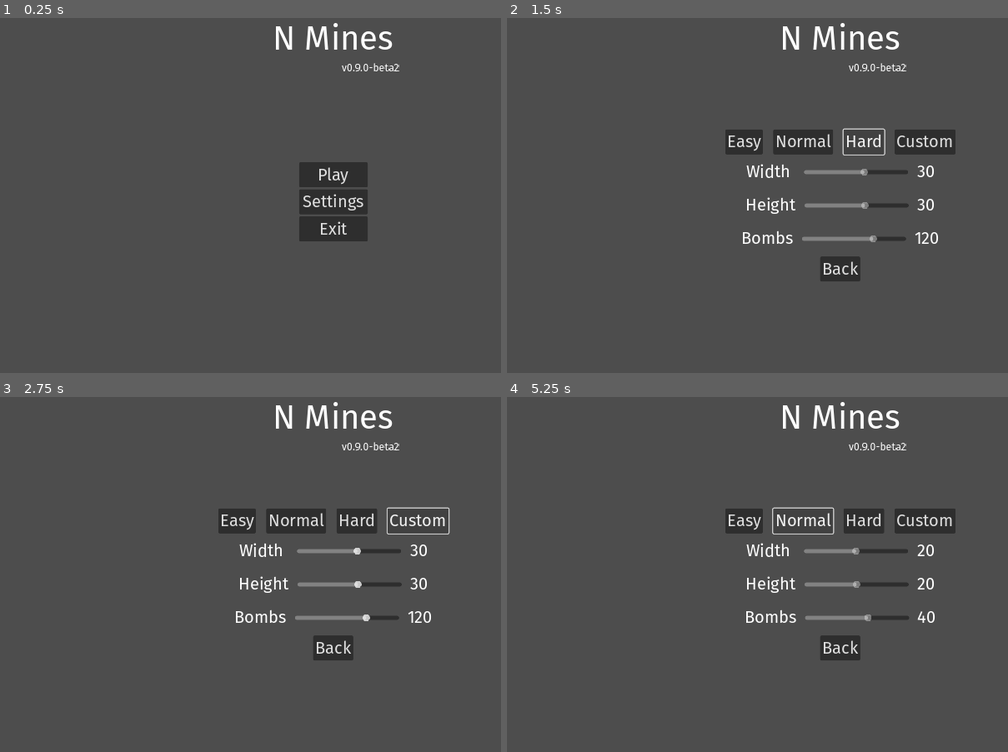
Above: before the commit, frames 1-4 (two rows, left to right).
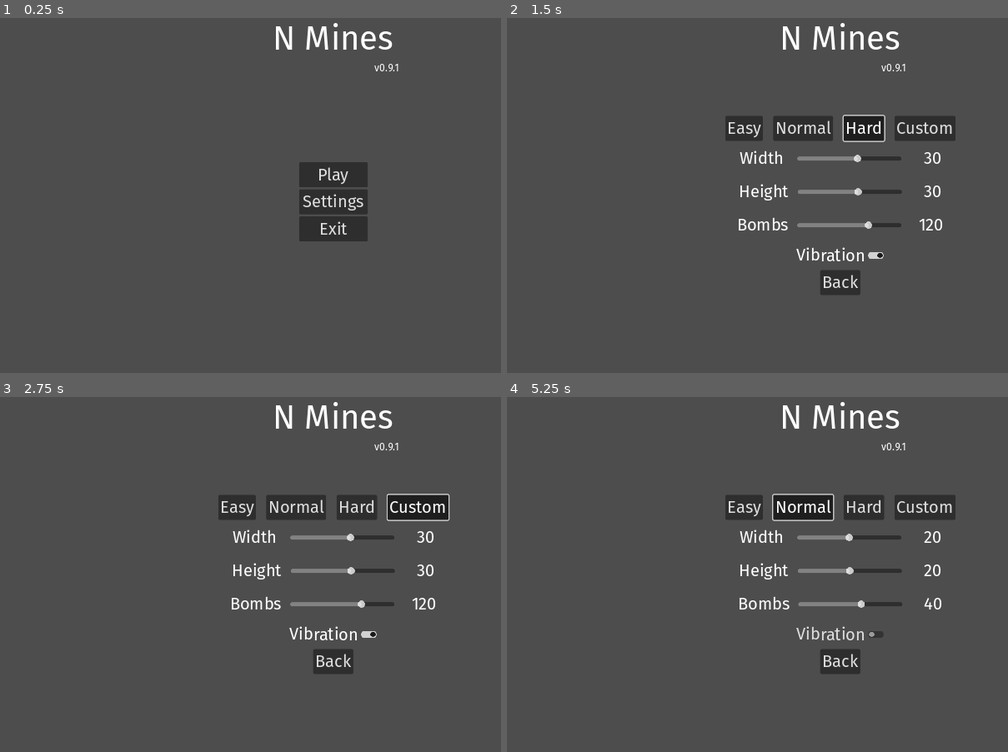
Above: after the commit, the same moments.

Repository: Enn3Developer/n_minesweeper
Game: Godot game, scene res://scenes/menu.tscn
Same seed, same stepped clock (60 frames per second), same inputs: the game is played once before the commit and once after it.
Inputs (mouse positions are in pixels of both pictures, inside the frame that each line leads up to):
- Up to frame 1 (0.25 s): no input
- Up to frame 2 (1.5 s): click "Settings" at 0.5 s; click "Hard" at 1.25 s
- Up to frame 3 (2.75 s): click "Custom" at 2 s
- Up to frame 4 (5.25 s): click (842, 634) at 2.75 s, where only the run after the commit has a clickable "Vibration"; click "Easy" at 3.5 s; click "Easy" at 4.25 s; click "Normal" at 5 s

The runs differ from the first frame. In frame 1, 0.1% of the frame differs, in the area x 68-80%, y 12-16%; in frame 2, 6.8%; in frame 3, 6.8%, in the area x 43-90%, y 12-78%; in frame 4, 6.8%.

Commit message:
better settings and reworked end scene

Diff:
--- /dev/null
+++ b/assets/difficulty_group.tres
@@ -0,0 +1,3 @@
+[gd_resource type="ButtonGroup" format=3 uid="uid://76f1lrmgucw7"]
+
+[resource]
--- a/project.godot
+++ b/project.godot
@@ -11,7 +11,7 @@
 [application]
 
 config/name="N Mines"
-config/version="0.9.0-beta2"
+config/version="0.9.1"
 run/main_scene="res://scenes/menu.tscn"
 config/features=PackedStringArray("4.3", "GL Compatibility")
 run/low_processor_mode=true
--- a/scenes/end.tscn
+++ b/scenes/end.tscn
@@ -27,6 +27,8 @@
 offset_bottom = 20.0
 grow_horizontal = 2
 grow_vertical = 2
+theme_override_constants/separation = 20
+alignment = 1
 
 [node name="State" type="Label" parent="VBoxContainer"]
 layout_mode = 2
@@ -34,7 +36,13 @@
 label_settings = SubResource("LabelSettings_c362g")
 horizontal_alignment = 1
 
-[node name="Exit" type="Label" parent="VBoxContainer"]
+[node name="PlayAgain" type="Button" parent="VBoxContainer"]
 layout_mode = 2
-text = "Click to return to the main menu"
-horizontal_alignment = 1
+text = "Play Again"
+
+[node name="Return" type="Button" parent="VBoxContainer"]
+layout_mode = 2
+text = "Return to main menu"
+
+[connection signal="pressed" from="VBoxContainer/PlayAgain" to="." method="_on_play_again_pressed"]
+[connection signal="pressed" from="VBoxContainer/Return" to="." method="_on_return_pressed"]
--- a/scenes/menu.tscn
+++ b/scenes/menu.tscn
@@ -1,6 +1,7 @@
-[gd_scene load_steps=2 format=3 uid="uid://dcwvbecb6eimq"]
+[gd_scene load_steps=3 format=3 uid="uid://dcwvbecb6eimq"]
 
 [ext_resource type="Script" path="res://scripts/menu.gd" id="1_6wwdr"]
+[ext_resource type="ButtonGroup" uid="uid://76f1lrmgucw7" path="res://assets/difficulty_group.tres" id="2_jkig2"]
 
 [node name="Menu" type="Control"]
 layout_mode = 3
@@ -85,18 +86,26 @@
 
 [node name="Easy" type="Button" parent="Settings/Presets"]
 layout_mode = 2
+toggle_mode = true
+button_group = ExtResource("2_jkig2")
 text = "Easy"
 
 [node name="Normal" type="Button" parent="Settings/Presets"]
 layout_mode = 2
+toggle_mode = true
+button_group = ExtResource("2_jkig2")
 text = "Normal"
 
 [node name="Hard" type="Button" parent="Settings/Presets"]
 layout_mode = 2
+toggle_mode = true
+button_group = ExtResource("2_jkig2")
 text = "Hard"
 
 [node name="Custom" type="Button" parent="Settings/Presets"]
 layout_mode = 2
+toggle_mode = true
+button_group = ExtResource("2_jkig2")
 text = "Custom
 "
 
@@ -116,7 +125,6 @@
 max_value = 200.0
 value = 20.0
 exp_edit = true
-editable = false
 
 [node name="Value" type="Label" parent="Settings/Width"]
 layout_mode = 2
@@ -138,7 +146,6 @@
 max_value = 200.0
 value = 20.0
 exp_edit = true
-editable = false
 
 [node name="Value" type="Label" parent="Settings/Height"]
 layout_mode = 2
@@ -160,11 +167,19 @@
 max_value = 399.0
 value = 40.0
 exp_edit = true
-editable = false
 
 [node name="Value" type="Label" parent="Settings/Bombs"]
 layout_mode = 2
 text = "40"
+
+[node name="Vibration" type="HBoxContainer" parent="Settings"]
+layout_mode = 2
+alignment = 1
+
+[node name="Vibration" type="CheckButton" parent="Settings/Vibration"]
+layout_mode = 2
+button_pressed = true
+text = "Vibration"
 
 [node name="Back" type="Button" parent="Settings"]
 layout_mode = 2
@@ -181,4 +196,5 @@
 [connection signal="value_changed" from="Settings/Width/WidthSlider" to="." method="_on_width_slider_value_changed"]
 [connection signal="value_changed" from="Settings/Height/HeightSlider" to="." method="_on_height_slider_value_changed"]
 [connection signal="value_changed" from="Settings/Bombs/BombsSlider" to="." method="_on_bombs_slider_value_changed"]
+[connection signal="toggled" from="Settings/Vibration/Vibration" to="." method="_on_vibration_toggled"]
 [connection signal="pressed" from="Settings/Back" to="." method="_on_back_pressed"]
--- a/scripts/end.gd
+++ b/scripts/end.gd
@@ -6,10 +6,8 @@
 	var state_text = "You " + ("won" if GameSettings.win else "lost") + " in " + String.num(float(GameSettings.timer) / 1000.0, 1) + "s!"
 	state_label.text = state_text
 
-func _input(event: InputEvent) -> void:
-	if event is InputEventMouseButton:
-		if event.button_index == MOUSE_BUTTON_LEFT and event.pressed:
-			get_tree().change_scene_to_file("res://scenes/menu.tscn")
-	elif event is InputEventScreenTouch:
-		if event.pressed:
-			get_tree().change_scene_to_file("res://scenes/menu.tscn")
+func _on_play_again_pressed() -> void:
+	get_tree().change_scene_to_file("res://scenes/game.tscn")
+
+func _on_return_pressed() -> void:
+	get_tree().change_scene_to_file("res://scenes/menu.tscn")
--- a/scripts/game.gd
+++ b/scripts/game.gd
@@ -106,17 +106,17 @@
 	if flagged_grid.decode_s8(index) == 1: return
 	if grid.decode_s8(index) == -1:
 		prepare_lose()
-		Input.vibrate_handheld(200, 0.7)
+		if GameSettings.vibration: Input.vibrate_handheld(200, 0.7)
 		return
 	show_cell_and_neighbours(position)
-	Input.vibrate_handheld(500, 1.0)
+	if GameSettings.vibration: Input.vibrate_handheld(500, 1.0)
 
 func click_flag(position: Vector2i):
 	if not generated: return
 	var index := position.y * width + position.x
 	if showed_grid.decode_s8(index) == 1: return
 	flag_cell(position)
-	Input.vibrate_handheld(500, 1.0)
+	if GameSettings.vibration: Input.vibrate_handheld(500, 1.0)
 
 func generate_grid(click_position: Vector2i):
 	grid = PackedByteArray()
--- a/scripts/game_settings.gd
+++ b/scripts/game_settings.gd
@@ -21,6 +21,8 @@
 
 var emulate_mouse := true
 
+var vibration := true
+
 func _input(event: InputEvent) -> void:
 	if event is InputEventScreenTouch and emulate_mouse:
 		var touch_event: InputEventScreenTouch = event
--- a/scripts/menu.gd
+++ b/scripts/menu.gd
@@ -18,6 +18,10 @@
 	width_slider.value = GameSettings.width
 	bombs_slider.value = GameSettings.bombs
 
+func press_custom_if_not() -> void:
+	if not $Settings/Presets/Custom.button_pressed:
+		$Settings/Presets/Custom.button_pressed = true
+
 func _on_play_pressed() -> void:
 	get_tree().change_scene_to_file("res://scenes/game.tscn")
 
@@ -34,43 +38,41 @@
 
 func _on_width_slider_value_changed(value: float) -> void:
 	GameSettings.width = int(value)
-	width_value.text = str(GameSettings.width)
+	width_value.text = "%5d" % GameSettings.width
 	bombs_slider.max_value = GameSettings.width * GameSettings.height - 1
+	press_custom_if_not()
 
 func _on_height_slider_value_changed(value: float) -> void:
 	GameSettings.height = int(value)
-	height_value.text = str(GameSettings.height)
+	height_value.text = "%5d" % GameSettings.height
 	bombs_slider.max_value = GameSettings.width * GameSettings.height - 1
+	press_custom_if_not()
 
 func _on_bombs_slider_value_changed(value: float) -> void:
 	GameSettings.bombs = int(value)
-	bombs_value.text = str(GameSettings.bombs)
+	bombs_value.text = "%5d" % GameSettings.bombs
+	press_custom_if_not()
 
 func _on_easy_pressed() -> void:
 	height_slider.value = 10
 	width_slider.value = 10
 	bombs_slider.value = 8
-	height_slider.editable = false
-	width_slider.editable = false
-	bombs_slider.editable = false
+	$Settings/Presets/Easy.button_pressed = true
 
 func _on_normal_pressed() -> void:
 	height_slider.value = 20
 	width_slider.value = 20
 	bombs_slider.value = 40
-	height_slider.editable = false
-	width_slider.editable = false
-	bombs_slider.editable = false
+	$Settings/Presets/Normal.button_pressed = true
 
 func _on_hard_pressed() -> void:
 	height_slider.value = 30
 	width_slider.value = 30
 	bombs_slider.value = 120
-	height_slider.editable = false
-	width_slider.editable = false
-	bombs_slider.editable = false
+	$Settings/Presets/Hard.button_pressed = true
 
 func _on_custom_pressed() -> void:
-	height_slider.editable = true
-	width_slider.editable = true
-	bombs_slider.editable = true
+	pass
+
+func _on_vibration_toggled(toggled_on: bool) -> void:
+	GameSettings.vibration = toggled_on
